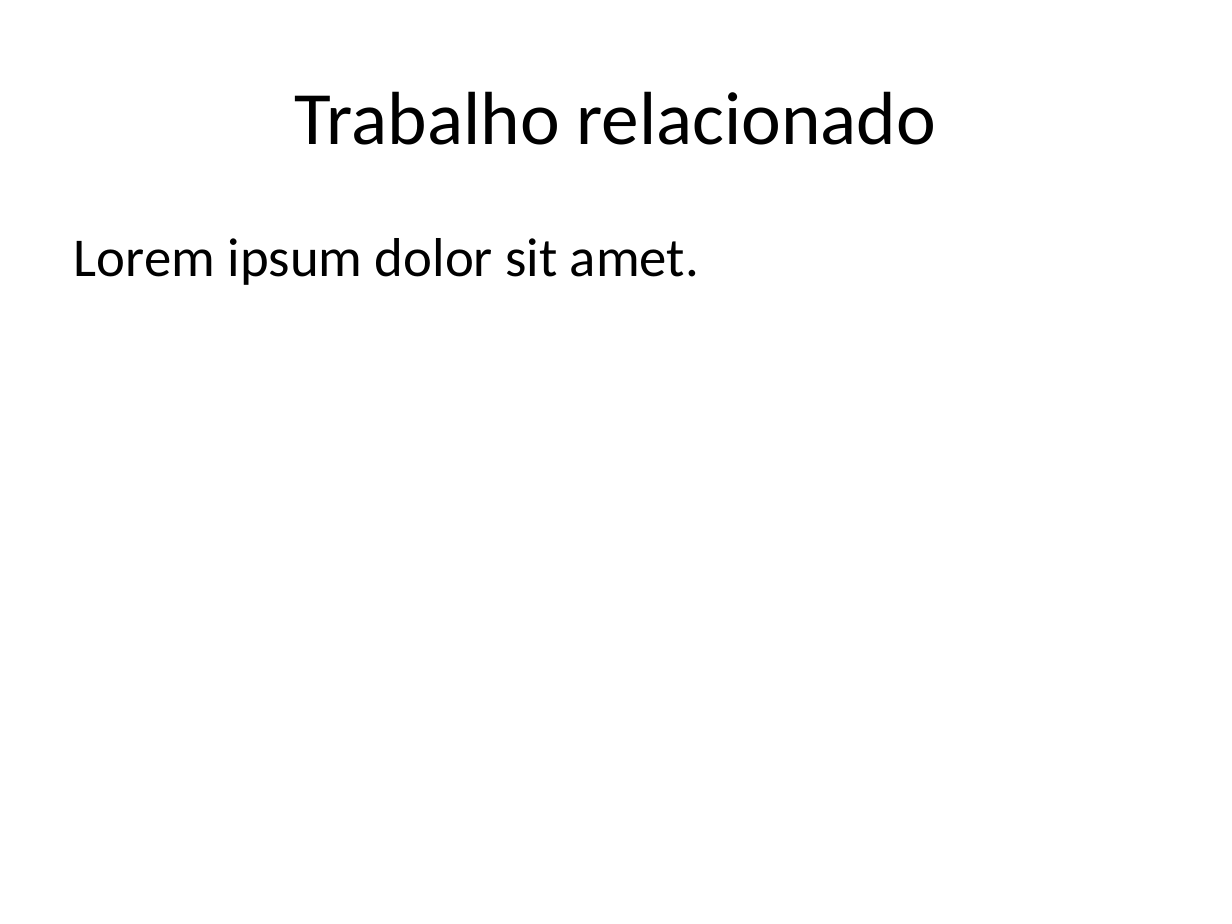
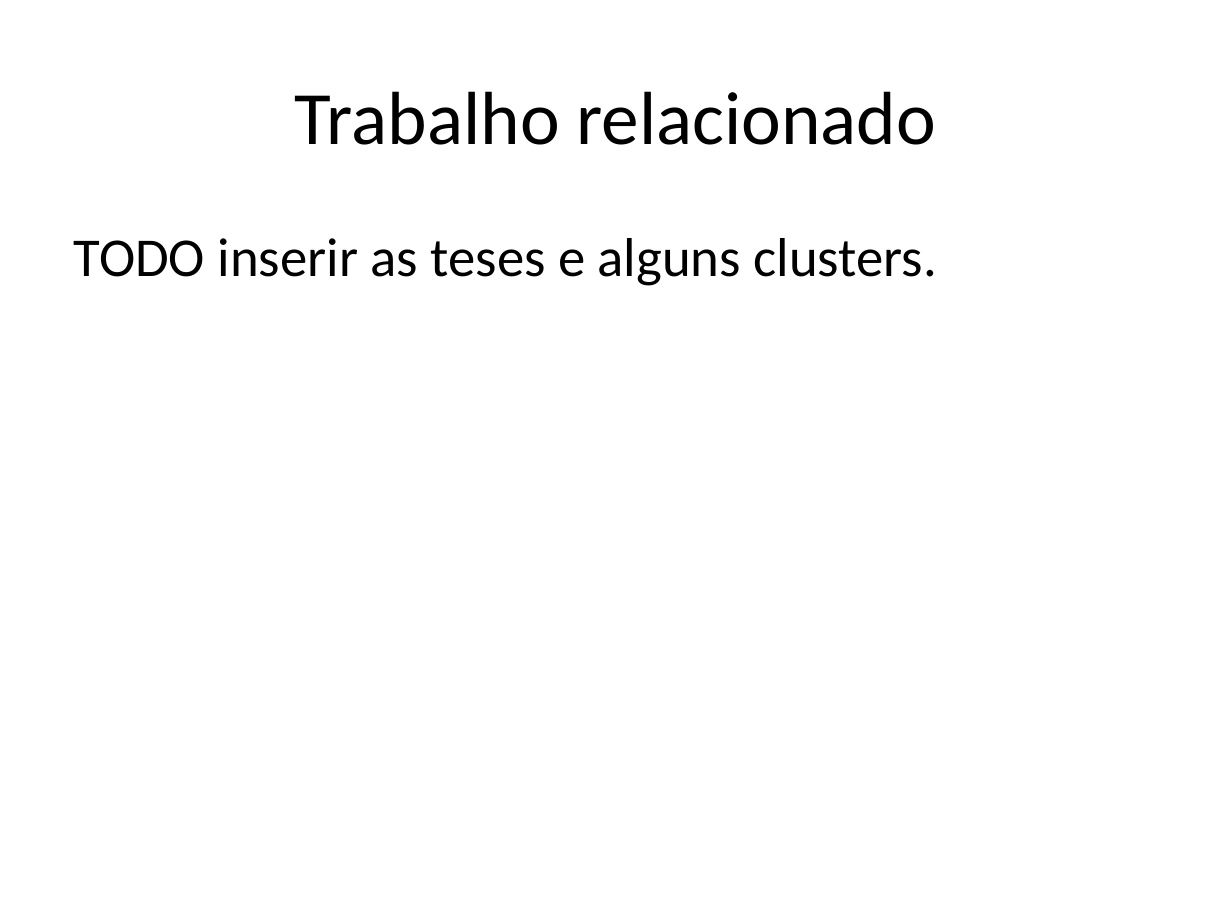
Before and after one commit to Meshotron2/comunication, a slide deck: slide 7 of m1-presentation/presentation.pptx. Drawn at 1232x924 pixels with LibreOffice and Linux fonts; fonts in the diff are those of the drawing. Boxes give left, top, right and bottom in pixels: in the first picture for what was removed or moved away, otherwise in the second. Text is boxed around its words. In the diff, an @@ line names an element or a change of style, - is before the commit and + after.

Commit message:
[CLUSTER-16] M2 presentation outline

```diff
--- a/m1-presentation/presentation.pptx
+++ b/m1-presentation/presentation.pptx
@@ text at box(74, 238, 937, 286): text changed @@
-Lorem ipsum dolor sit amet.
+TODO inserir as teses e alguns clusters.
```
Also in this commit, not shown: 3 other slides changed, 4 slides added, 4 slides removed, 2 other files.
